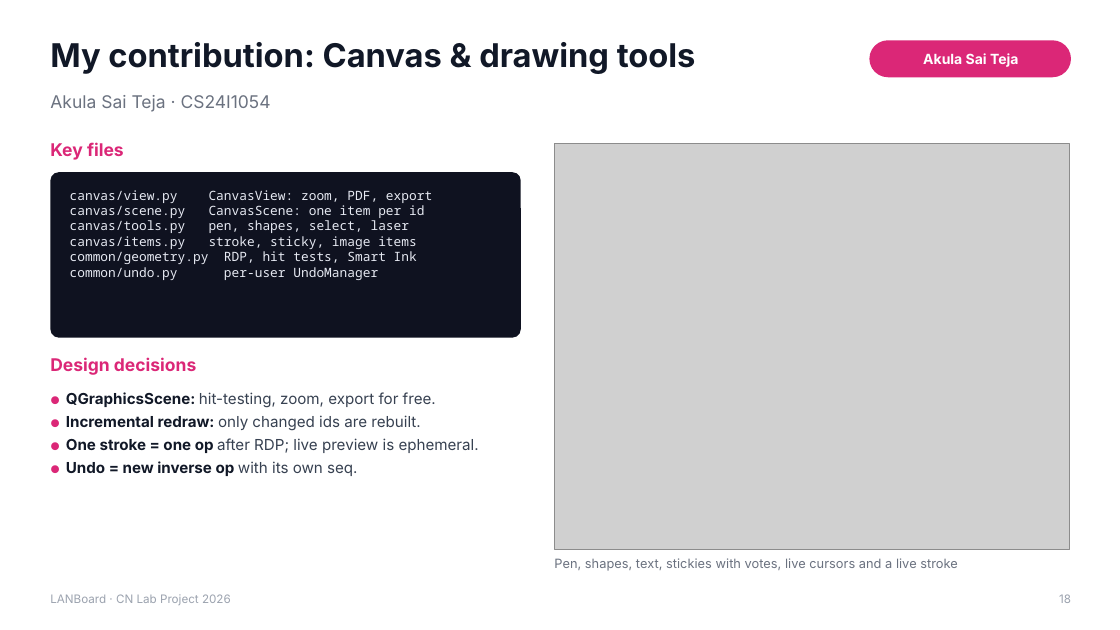
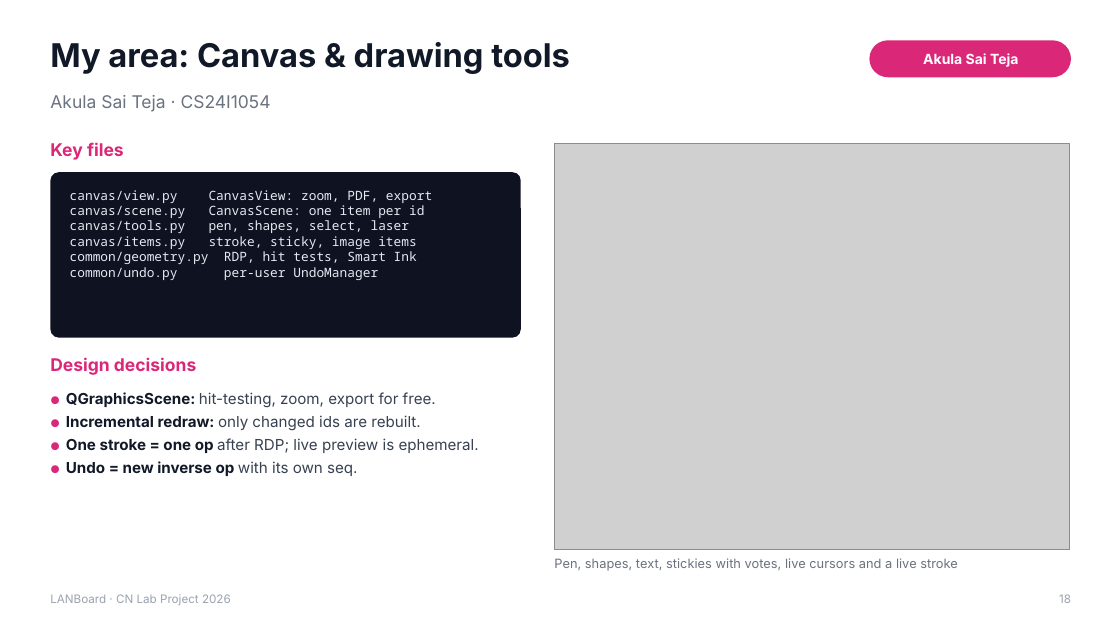
Before and after one commit to YashvanthSankar/cn-course-project, a slide deck: slide 18 of docs/LANBoard_Presentation.pptx. Drawn at 1120x630 pixels with LibreOffice and Linux fonts; fonts in the diff are those of the drawing; grey boxes stand for pictures. Boxes give left, top, right and bottom in pixels: in the first picture for what was removed or moved away, otherwise in the second. Text is boxed around its words. In the diff, an @@ line names an element or a change of style, - is before the commit and + after.

Commit message:
docs: refresh PDF and deck for today's fixes, honest authorship wording
- technical documentation: audit gaps B.1/B.3/B.4 marked fixed, kick ban
  described, 276 tests, per-file counts; Appendix C lists areas of
  responsibility (authorship is in the git history)
- deck: member slides titled 'My area', 276 tests; presenter guide asks
  members to state only what they personally built
- TODO: status section; mandatory checklist verified by tests (internet-off
  run on real LAN still pending)

```diff
--- a/docs/LANBoard_Presentation.pptx
+++ b/docs/LANBoard_Presentation.pptx
@@ text at (x1=50, y1=42, x2=570, y2=74): text changed @@
-My contribution: Canvas & drawing tools
+My area: Canvas & drawing tools
```
Also in this commit, not shown: 4 other slides changed, 6 other files.
